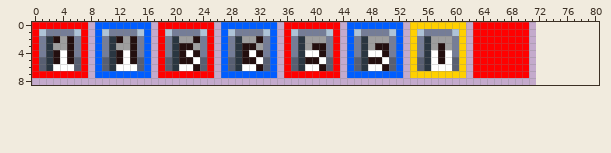
Sprite sheet, stored at Resources/Textures/Tiles/Mechanisms/NixieTubeToggler.png. The picture above is the old version.
The file is 144x18 pixels, drawn in blocks of 2x2; one block is one cell here. The old version is drawn lined up with the new one, on the new canvas.
And afterwards:
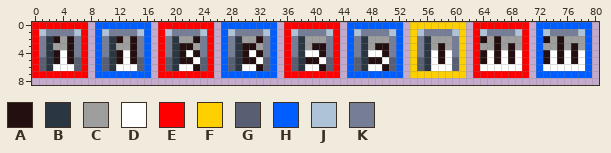
Palette (. is transparent): A #230f0f  B #2a3641  C #9e9e9e  D #ffffff  E #ff0000  F #ffd000  G #585f72  H #005dff  J #aec3d7  K #757d97
Edits made:
canvas 72x9 -> 81x9
Changed rows in their new state; - is an unchanged pixel.
first column x 64:
0 --------HHHHHHHH
1 JKKKKJ--HJKKKKJH
2 ACACCC--HACACCCH
3 CCACAC--HCCACACH
4 ADADAD--HADADADH
5 ADADAD--HADADADH
6 DDDDDD--HDDDDDDH
7 --------HHHHHHHH
Where, in picture pixels (left, top, right, bottom), the same in both pictures:
changed: (480, 22, 592, 78)
